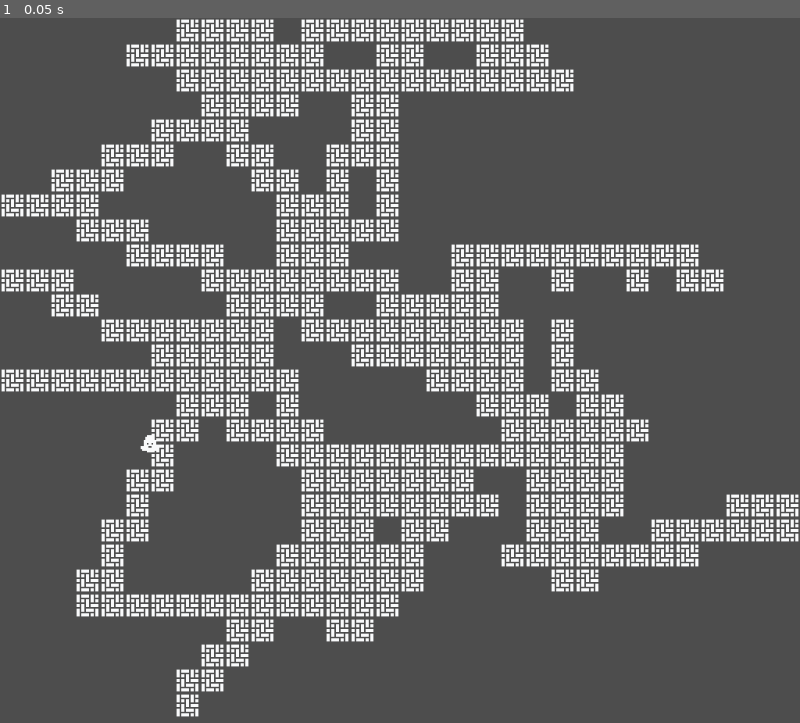
Above: before the commit, frame 1.
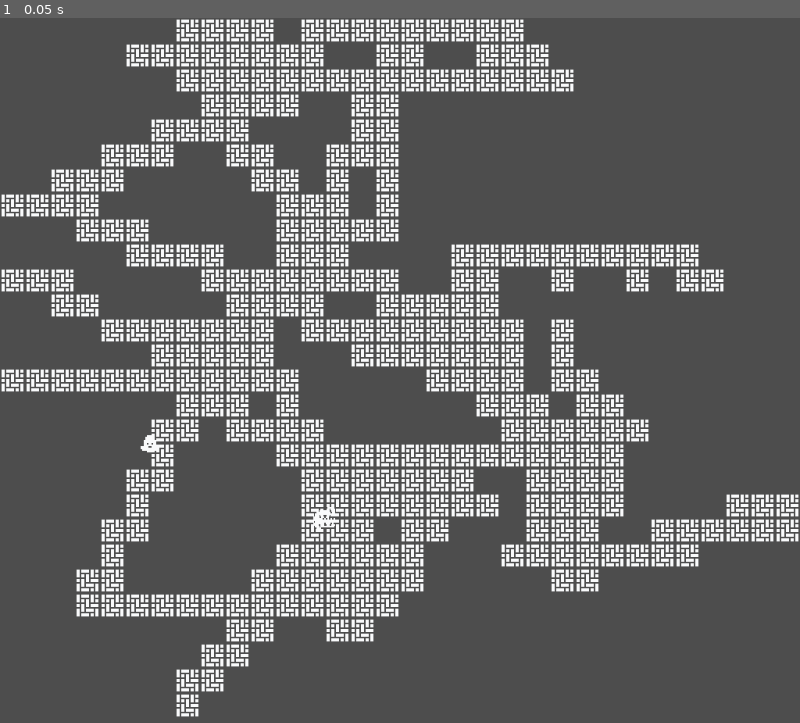
Above: after the commit, the same moment.

Repository: jimkang/throng
Game: Godot game, scene res://throng_root_node.tscn
Two runs of this game, one before a commit and one after it. Both use one fixed random seed, a clock stepped at 60 frames per second and the inputs below.
Inputs:
- Up to frame 1 (0.05 s): no input

The runs differ from the first frame. In frame 1, less than 0.1% of the frame differs, in the area x 39-42%, y 69-73%.

Commit message:
Alligator.

Diff:
--- /dev/null
+++ b/alligator.tscn
@@ -0,0 +1,8 @@
+[gd_scene load_steps=2 format=3 uid="uid://v7pwf8m5fgod"]
+
+[ext_resource type="PackedScene" uid="uid://b0ml1ekw8bqkw" path="res://individual.tscn" id="1_frxgq"]
+
+[node name="Alligator" instance=ExtResource("1_frxgq")]
+
+[node name="Sprite2D" parent="." index="0"]
+region_rect = Rect2(493, 136, 17, 16)
--- a/throng_root_node.gd
+++ b/throng_root_node.gd
@@ -5,6 +5,8 @@
 @export var map_gen_branch_len_range: Array = [2.0, 10.0]
 @export var tile_size: int
 @export var Individual: PackedScene
+
+var Alligator = preload("res://alligator.tscn")
 
 var tile_indexes_for_names = {
 	'parquet': Vector2i(16, 0)
@@ -26,6 +28,10 @@
 	player.position = floor_points.pick_random() * tile_size
 	add_child(player)
 
+	var alligator = Alligator.instantiate()
+	alligator.position = floor_points.pick_random() * tile_size
+	add_child(alligator)
+
 # Called every frame. 'delta' is the elapsed time since the previous frame.
 func _process(_delta):
 	pass
